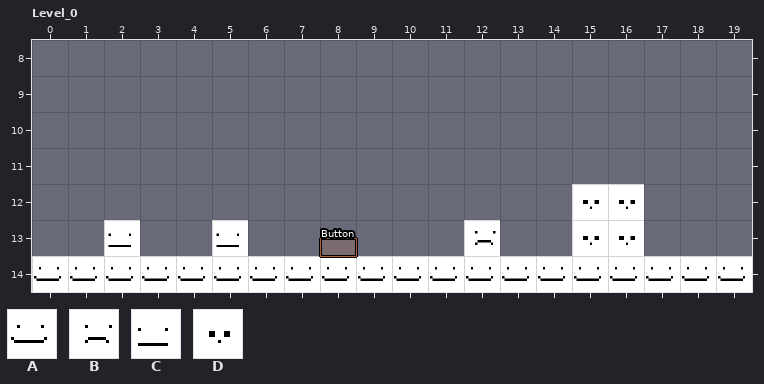
Two states of a LDtk project, shared/maps.ldtk. The picture above was drawn from the file before the commit.
Cells are 64x64 px. Shown: Level_0 x 0..19, y 8..14.
Key: from "PlaceholderSpritesheet": A 0, B 1, C 2, D 3.
_ is an empty cell.
Objects are placed by their top-left corner, in cells (3,4 is the top-left corner of cell 3,4); size is 1x1 cell unless given.
Layers that did not change in this view are not listed.
Layer "Tiles" before, first column x 0:
 8 ____________________
 9 ____________________
10 ____________________
11 ____________________
12 _______________DD___
13 ____________B__DD___
14 AAAAAAAAAAAAAAAAAAAA
Objects on layer "Entities" before:
C "JohnEntity" at 2,13
C "JohnEntity" at 5,13
"Button" rectangle at 8,13.5 size 1x0.5
New version:
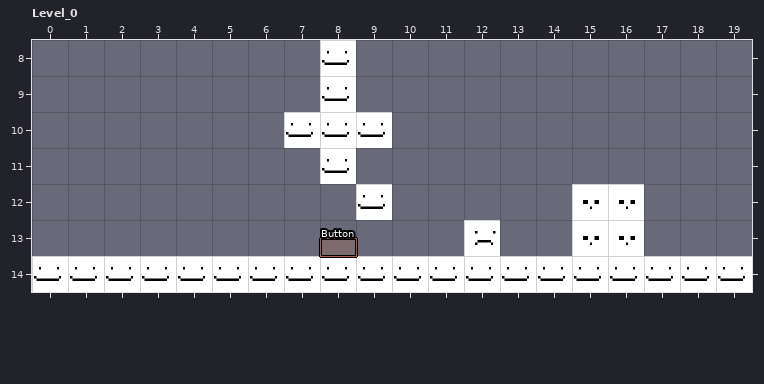
Changes in this commit:
Layer "Tiles":
y 8..9: x 8 _ -> A
y 10: x 7..9 ___ -> AAA
y 11: x 8 _ -> A
y 12: x 9 _ -> A
Layer "Entities":
removed: C "JohnEntity" at 2,13
removed: C "JohnEntity" at 5,13
Where, in picture pixels (left, top, right, bottom), the same in both pictures:
added: (284, 40, 392, 220)
removed: (104, 220, 140, 256)
removed: (212, 220, 248, 256)
